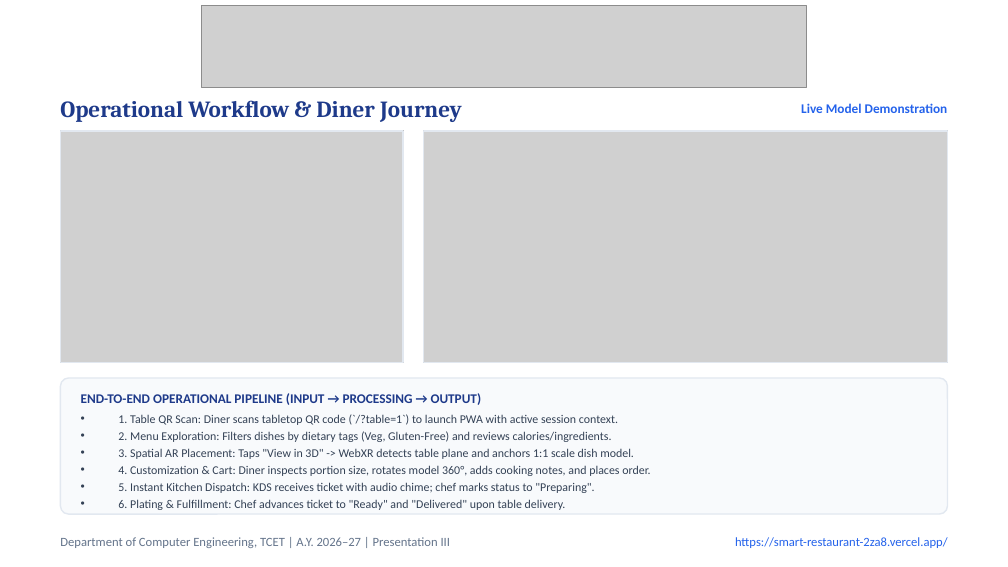
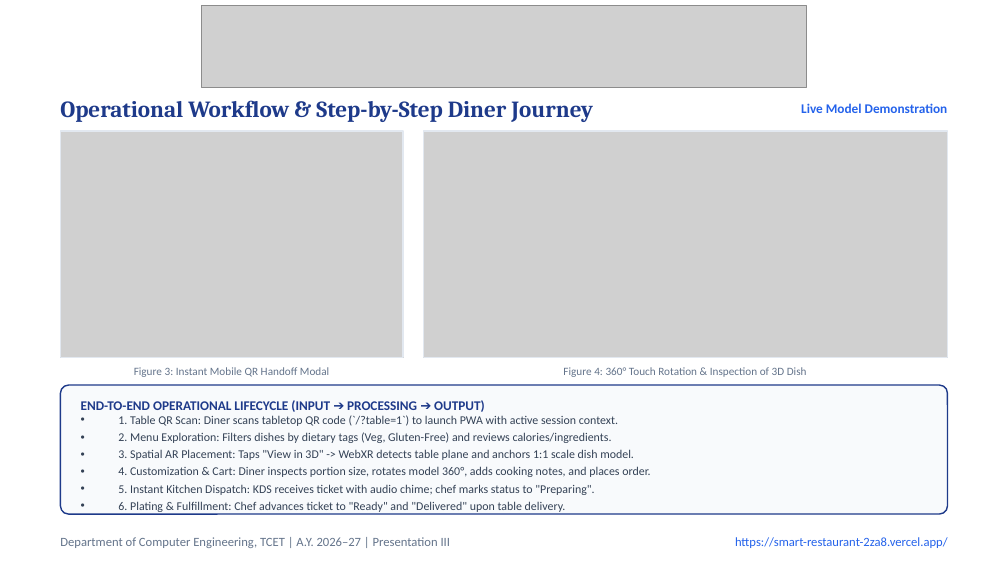
Before and after one commit to MANAV0060/Smart-Restaurant, a slide deck: slide 14 of Smart_Restaurant_Presentation_III.pptx. Drawn at 1008x567 pixels with LibreOffice and Linux fonts; fonts in the diff are those of the drawing; grey boxes stand for pictures. Boxes give left, top, right and bottom in pixels: in the first picture for what was removed or moved away, otherwise in the second. Text is boxed around its words. In the diff, an @@ line names an element or a change of style, - is before the commit and + after.

Commit message:
style(presentation): humanize slide layouts with data callouts, stepper workflows, and engineering problem-solving

```diff
--- a/Smart_Restaurant_Presentation_III.pptx
+++ b/Smart_Restaurant_Presentation_III.pptx
@@ text at [60, 100, 593, 122]: text changed @@
-Operational Workflow & Diner Journey
+Operational Workflow & Step-by-Step Diner Journey
@@ picture: place and size @@
-picture at [60, 131, 403, 363]
+picture at [60, 131, 403, 358]
@@ rectangle: place and size @@
-rectangle at [60, 131, 403, 363]
+rectangle at [60, 131, 403, 358]
@@ picture: place and size @@
-picture at [423, 131, 948, 363]
+picture at [423, 131, 948, 358]
@@ rectangle: place and size @@
-rectangle at [423, 131, 948, 363]
+rectangle at [423, 131, 948, 358]
@@ rounded rectangle: place and size @@
-rounded rectangle at [60, 378, 948, 514]
+rounded rectangle at [60, 385, 948, 514]
@@ rounded rectangle at [60, 385, 948, 514]: outline #E2E8F0 1 pt to #1E3A8A 1 pt; proportions changed @@
@@ text added at [134, 367, 329, 377], 8 pt, text #64748B @@
+Figure 3: Instant Mobile QR Handoff Modal
@@ text added at [563, 367, 807, 377], 8 pt, text #64748B @@
+Figure 4: 360° Touch Rotation & Inspection of 3D Dish
@@ text "1. Table QR Scan: Diner ...": place and size @@
-text "1. Table QR Scan: Diner ..." at [118, 414, 650, 510]
+text "1. Table QR Scan: Diner ..." at [118, 415, 650, 514]
@@ text at [81, 400, 485, 412]: text changed @@
-END-TO-END OPERATIONAL PIPELINE (INPUT → PROCESSING → OUTPUT)
+END-TO-END OPERATIONAL LIFECYCLE (INPUT ➔ PROCESSING ➔ OUTPUT)
```
Also in this commit, not shown: 4 other slides changed, 2 slides added, 2 slides removed, 1 other file.
